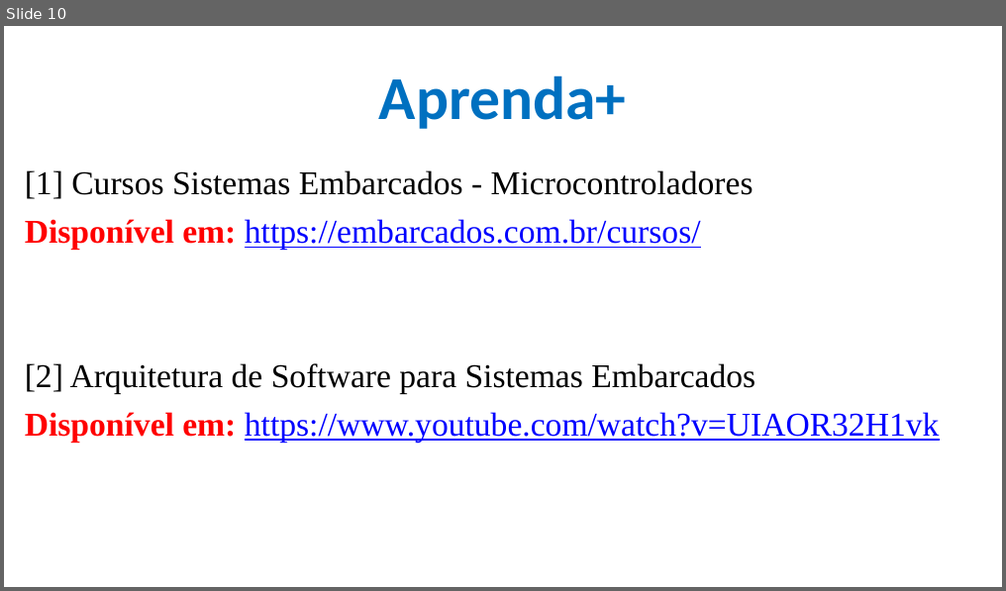
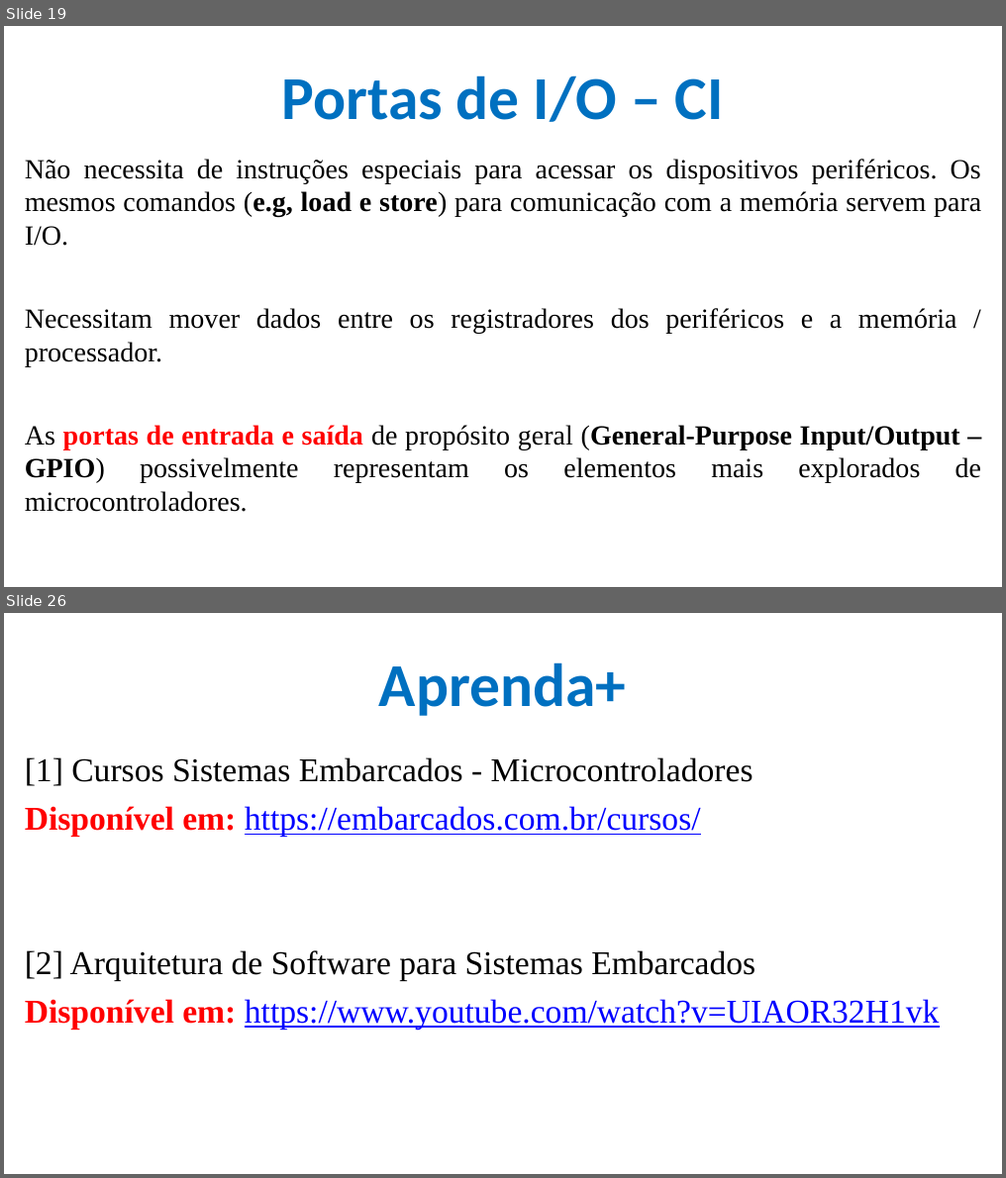
Before and after one commit to CloudEducationBrazil/WydenArea1ProgramacaoMicrocontroladores, a slide deck: 01 Classes/Aula 05 - Programação Microcontroladores - Periféricos Integrados - Portas e Conversores.pptx. Shown one above the other, each under a label of ours: slide 10 before the commit, slides 19 and 26 after it; the slides between them are not shown. The pictures are 1006x591 and 1006x1178 pixels, drawn with LibreOffice and Linux fonts; fonts in the diff are those of the drawing; background and template pictures are left out. Boxes give left, top, right and bottom in pixels: in the first picture for what was removed or moved away, otherwise in the second. Text is boxed around its words. In the diff, an @@ line names an element or a change of style, - is before the commit and + after.

Commit message:
Aula 05 Microntroladores Portas IO, Conversores, Comunicação Serial 19042023

```diff
--- a/01 Classes/Aula 05 - Programação Microcontroladores - Periféricos Integrados - Portas e Conversores.pptx
+++ b/01 Classes/Aula 05 - Programação Microcontroladores - Periféricos Integrados - Portas e Conversores.pptx
@@ slide 19 added at bbox=[4, 26, 1002, 587], background picture (left out) @@
@@ title added at bbox=[281, 76, 724, 122], 44 pt, text #0070C0, bold @@
+Portas de I/O – CI
@@ text added at bbox=[25, 159, 981, 512], 20 pt, text #000000 @@
+Não necessita de instruções especiais para acessar os dispositivos periféricos. Os mesmos comandos (e.g, load e store) para comunicação com a memória servem para I/O.
+Necessitam mover dados entre os registradores dos periféricos e a memória / processador.
+As portas de entrada e saída de propósito geral (General-Purpose Input/Output – GPIO) possivelmente representam os elementos mais explorados de microcontroladores.
@@ what was slide 10 is now slide 26 @@
```
Also in this commit, not shown: 7 slides changed, 16 other slides added, 1 slide removed.
